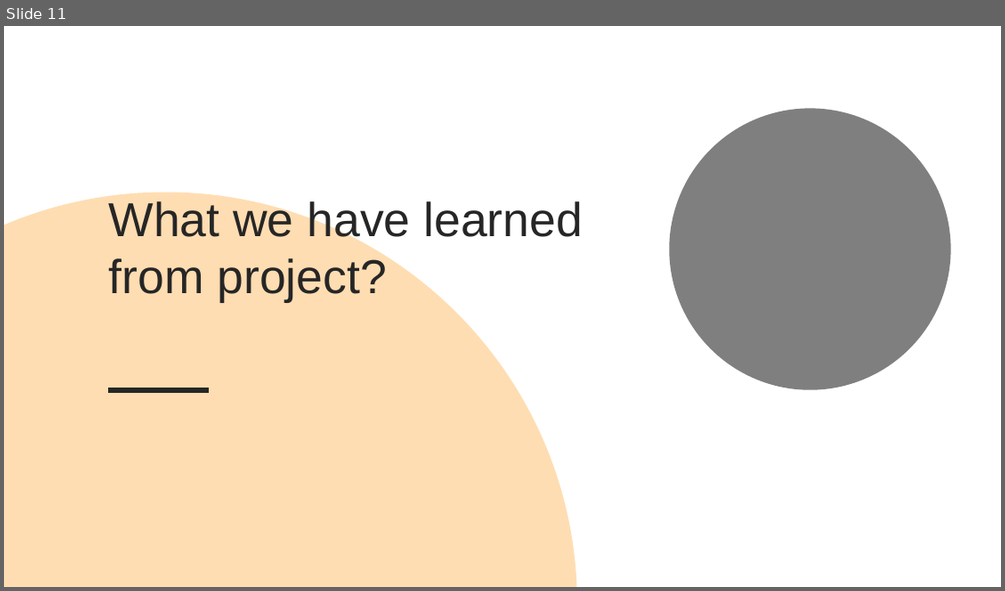
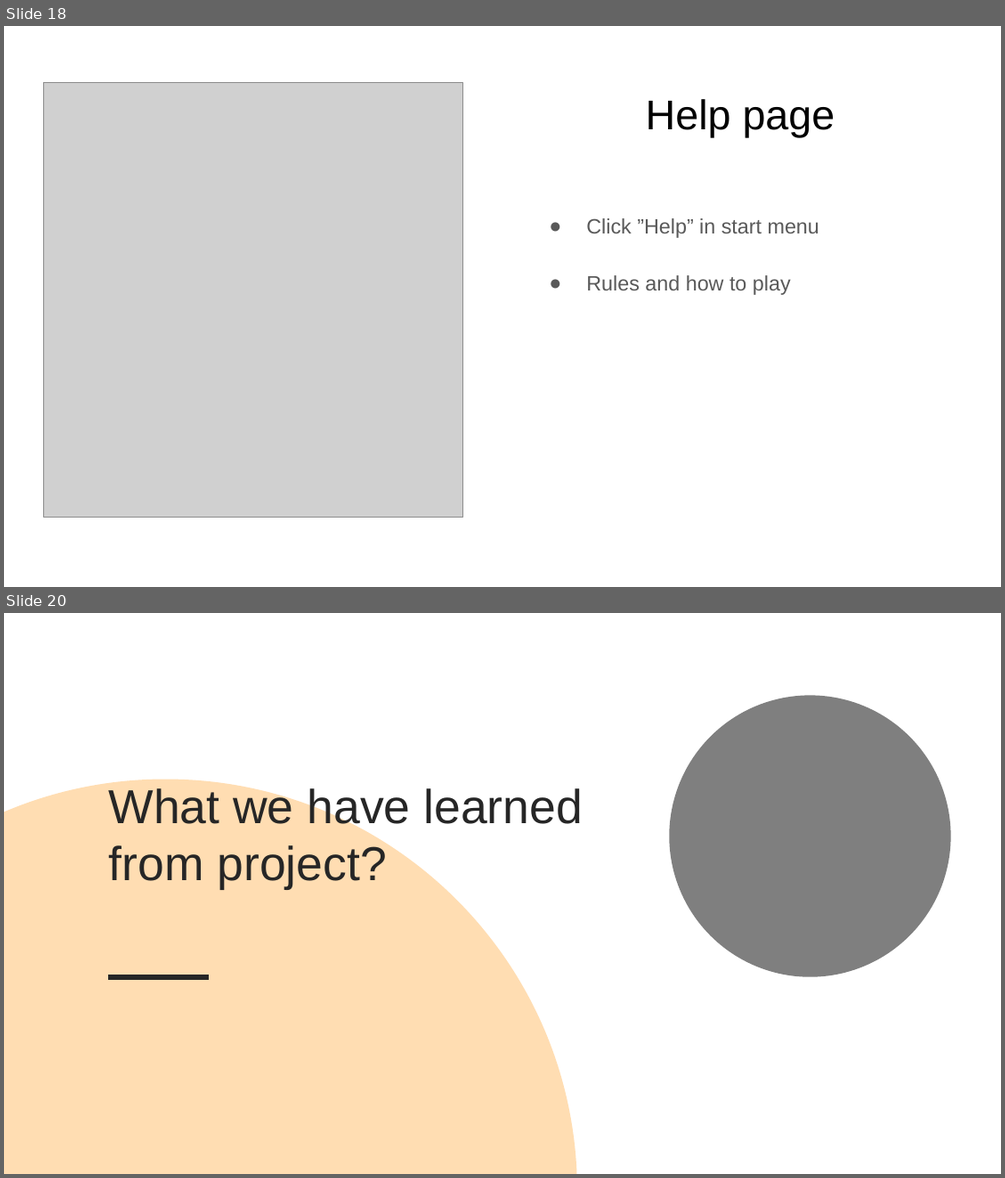
Before and after one commit to yangyaoi/Connect-Four-Project, a slide deck: Documents/Final Presentation/Final incomplete.pptx. Shown one above the other, each under a label of ours: slide 11 before the commit, slides 18 and 20 after it; the slides between them are not shown. The pictures are 1005x591 and 1005x1178 pixels, drawn with LibreOffice and Linux fonts; fonts in the diff are those of the drawing; grey boxes stand for pictures. Boxes give left, top, right and bottom in pixels: in the first picture for what was removed or moved away, otherwise in the second. Text is boxed around its words. In the diff, an @@ line names an element or a change of style, - is before the commit and + after.

```diff
--- a/Documents/Final Presentation/Final incomplete.pptx
+++ b/Documents/Final Presentation/Final incomplete.pptx
@@ slide 18 added at box(4, 26, 1001, 587), background #FFFFFF @@
@@ picture added at box(44, 83, 463, 517) @@
@@ title added at box(646, 99, 835, 137), 30 pt, text #000000 @@
+Help page
@@ text added at box(586, 218, 819, 295), 15 pt, text #595959 @@
+● Click ”Help” in start menu
+● Rules and how to play
@@ what was slide 11 is now slide 20 @@
```
Also in this commit, not shown: 8 other slides added, 1 other file.
